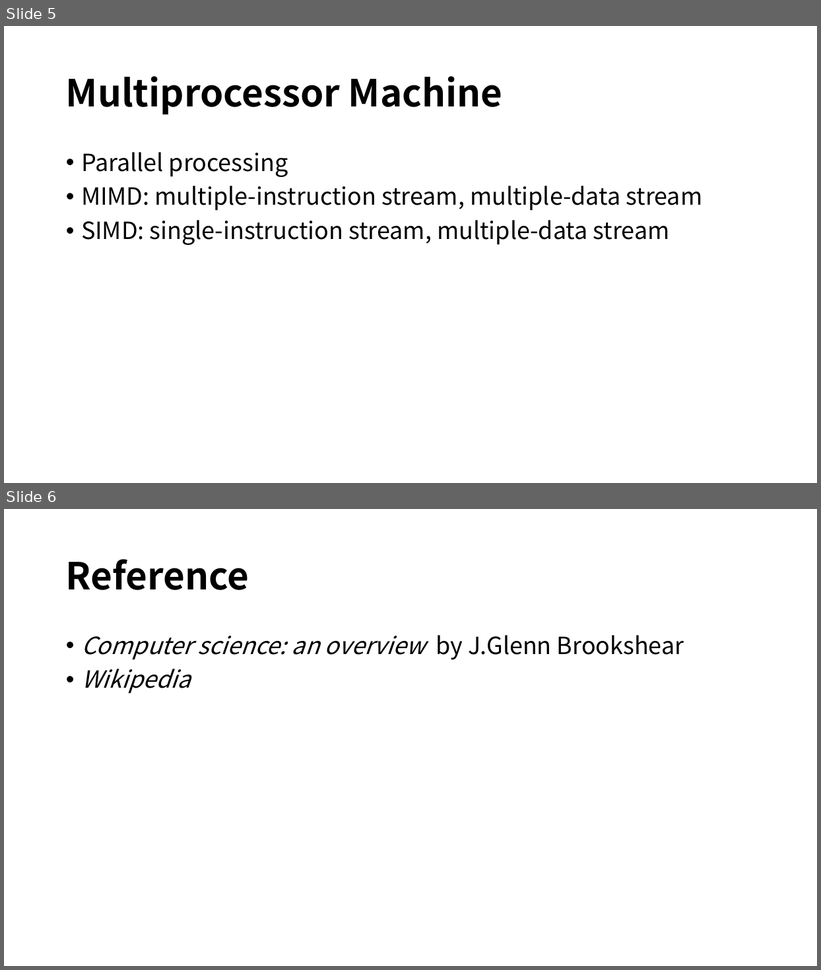
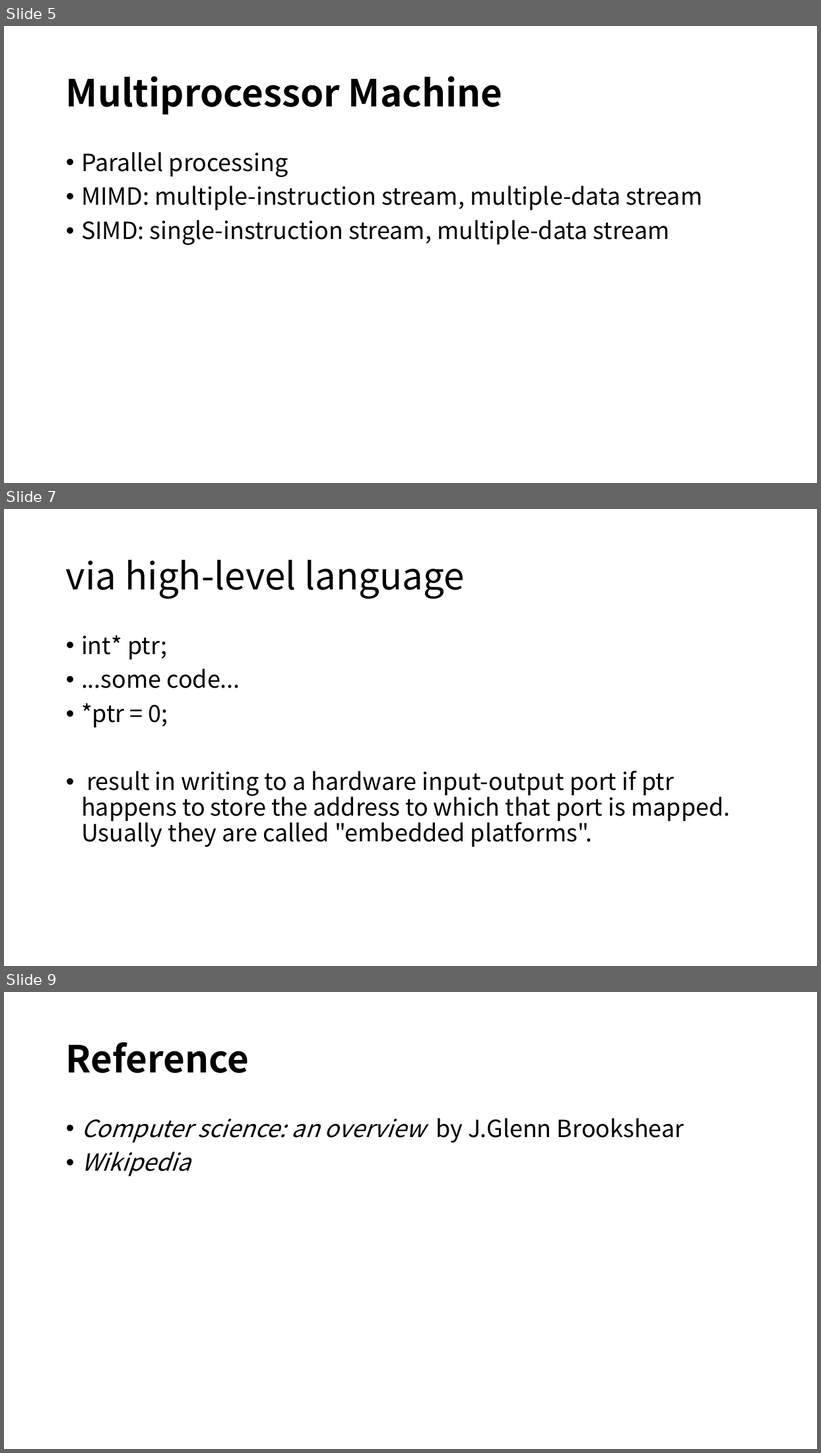
Before and after one commit to LouiValley/System-Design-in-Computational-Thinking-2018-Spring, a slide deck: team2/week report/group2_week5.pptx. Shown one above the other, each under a label of ours: slides 5 and 6 before the commit, slides 5, 7 and 9 after it; the slides between them are not shown. The pictures are 821x970 and 821x1453 pixels, drawn with LibreOffice and Linux fonts; fonts in the diff are those of the drawing; background and template pictures are left out. Boxes give left, top, right and bottom in pixels: in the first picture for what was removed or moved away, otherwise in the second. Text is boxed around its words. In the diff, an @@ line names an element or a change of style, - is before the commit and + after.

```diff
--- a/team2/week report/group2_week5.pptx
+++ b/team2/week report/group2_week5.pptx
@@ slide 7 added at (4,509,817,966), background picture (left out) @@
@@ title added at (66,560,465,599), 44 pt, text #000000 @@
+via high-level language
@@ text added at (81,635,730,848), 28 pt, text #000000 @@
+• int* ptr;
+• ...some code...
+• *ptr = 0;
+• result in writing to a hardware input-output port if ptr happens to store the address to which that port is mapped. Usually they are called "embedded platforms".
@@ what was slide 6 is now slide 9 @@
```
Also in this commit, not shown: 1 slide changed, 2 other slides added.
